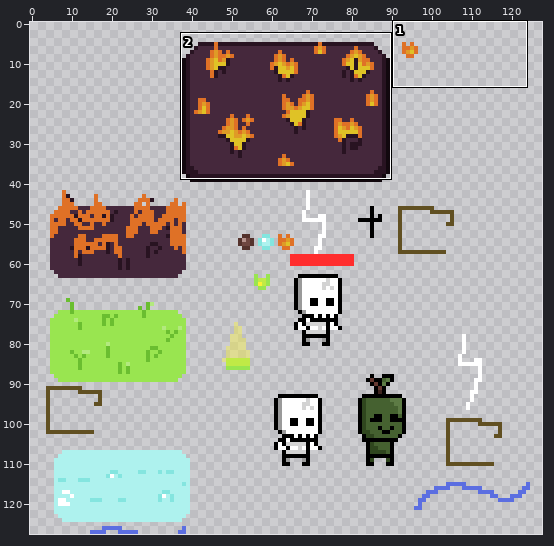
Pixel-art file: AEG/Assets/Resources/Sprites/Spells/draft.aseprite. Above, an overview of the earlier version with the close-up marked.
Close-up. Before the edit:
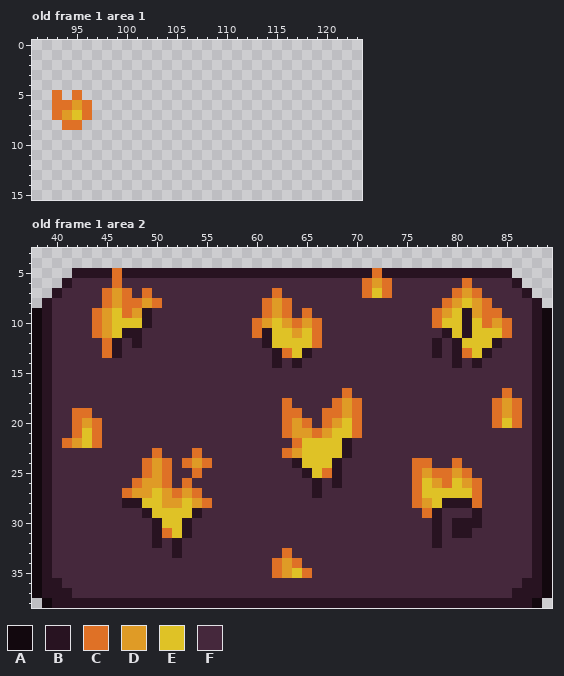
128x128 pixels, 1 frame. Shown: old frame 1 area 1: x 91..123, y 0..15; old frame 1 area 2: x 38..89, y 3..38. The commit also changed other frames or places, which this record leaves out.
Palette (. is transparent): A #12080e  B #281321  C #df7126  D #df9b26  E #dfc226  F #45283c
Pixels before, old frame 1 area 1, first column x 93:
5 C.C.
6 CCDC
7 CDEC
8 .CC.
Pixels before, old frame 1 area 2, first column x 38:
 5 ....BBBBCBBBBBBBBBBBBBBBBBBBBBBBBBCBBBBBBBBBBBBB....
 6 ...BFFFFCFFFFFFFFFFFFFFFFFFFFFFFFCDCFFFFFFFCFFFFB...
 7 ..BFFFFCDCFCFFFFFFFFFFFFCFFFFFFFFCECFFFFFFCDCFFFFB..
 8 .BFFFFFCDCCDCFFFFFFFFFFCDCFFFFFFFFFFFFFFFCDEDCFFFFB.
 9 ABFFFFCDECDBFFFFFFFFFFFCDCFCFFFFFFFFFFFFCDEBDCCFFFBA
10 ABFFFFCDEEEBFFFFFFFFFFCDEDCDCFFFFFFFFFFFCEEBECDCFFBA
11 ABFFFFCDEBBFFFFFFFFFFFCBEEDECFFFFFFFFFFFFBEBEEECFFBA
12 ABFFFFFCBFBFFFFFFFFFFFFBEEEECFFFFFFFFFFFBFBEEEBFFFBA
13 ABFFFFFCBFFFFFFFFFFFFFFFBCEBFFFFFFFFFFFFBFBCEBFFFFBA
14 ABFFFFFFFFFFFFFFFFFFFFFFBFBFFFFFFFFFFFFFFFBFBFFFFFBA
15 ABFFFFFFFFFFFFFFFFFFFFFFFFFFFFFFFFFFFFFFFFFFFFFFFFBA
16 ABFFFFFFFFFFFFFFFFFFFFFFFFFFFFFFFFFFFFFFFFFFFFFFFFBA
17 ABFFFFFFFFFFFFFFFFFFFFFFFFFFFFFCFFFFFFFFFFFFFFFCFFBA
18 ABFFFFFFFFFFFFFFFFFFFFFFFCFFFFCDCFFFFFFFFFFFFFCDCFBA
19 ABFFCCFFFFFFFFFFFFFFFFFFFCCFFCCDCFFFFFFFFFFFFFCDCFBA
20 ABFFCDCFFFFFFFFFFFFFFFFFFCDCFCDECFFFFFFFFFFFFFCECFBA
21 ABFFCECFFFFFFFFFFFFFFFFFFCDDCDEECFFFFFFFFFFFFFFFFFBA
22 ABFCDECFFFFFFFFFFFFFFFFFFFCEEEEBFFFFFFFFFFFFFFFFFFBA
23 ABFFFFFFFFFFCFFFCFFFFFFFFCDEEEEBFFFFFFFFFFFFFFFFFFBA
24 ABFFFFFFFFFCDCFCDCFFFFFFFFBEEEBFFFFFFFCCFFCFFFFFFFBA
25 ABFFFFFFFFFCDCFFCFFFFFFFFFFBECBFFFFFFFCDCCDCFFFFFFBA
26 ABFFFFFFFFCDDCFCFFFFFFFFFFFFBFBFFFFFFFCEDCEDCFFFFFBA
27 ABFFFFFFFCDDEDCDCFFFFFFFFFFFBFFFFFFFFFCEEEEECFFFFFBA
28 ABFFFFFFFBBEEDDEDCFFFFFFFFFFFFFFFFFFFFCDEBBBCFFFFFBA
29 ABFFFFFFFFFBEEEEBFFFFFFFFFFFFFFFFFFFFFFCBFFFBFFFFFBA
30 ABFFFFFFFFFFBEEBFFFFFFFFFFFFFFFFFFFFFFFFBFBBBFFFFFBA
31 ABFFFFFFFFFFBCEBFFFFFFFFFFFFFFFFFFFFFFFFBFBBFFFFFFBA
32 ABFFFFFFFFFFBFBFFFFFFFFFFFFFFFFFFFFFFFFFBFFFFFFFFFBA
33 ABFFFFFFFFFFFFBFFFFFFFFFFCFFFFFFFFFFFFFFFFFFFFFFFFBA
34 ABFFFFFFFFFFFFFFFFFFFFFFCDCFFFFFFFFFFFFFFFFFFFFFFFBA
35 ABFFFFFFFFFFFFFFFFFFFFFFCDECFFFFFFFFFFFFFFFFFFFFFFBA
36 ABBFFFFFFFFFFFFFFFFFFFFFFFFFFFFFFFFFFFFFFFFFFFFFFBBA
37 ABBBFFFFFFFFFFFFFFFFFFFFFFFFFFFFFFFFFFFFFFFFFFFFBBBA
38 .ABBBBBBBBBBBBBBBBBBBBBBBBBBBBBBBBBBBBBBBBBBBBBBBBA.
And afterwards:
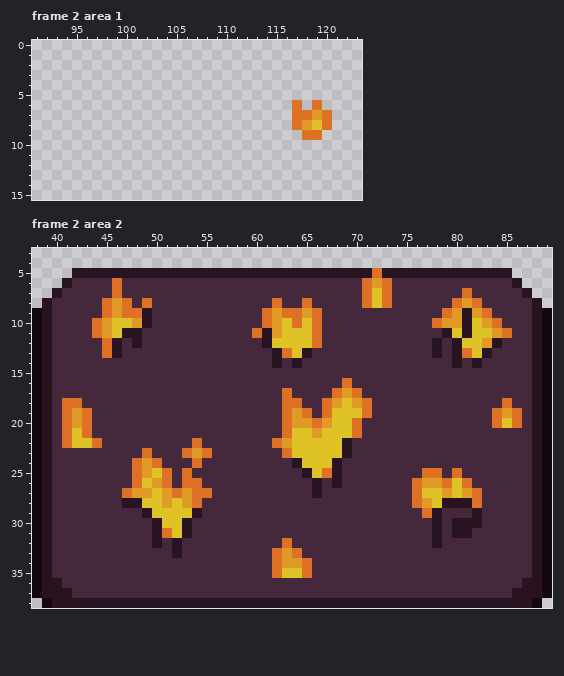
A new or re-ordered frame is compared with the old frame closest to it.
Changes in this commit:
frames 1 -> 2
Frame 2 area 1 is new; against old frame 1:
Colour C is added in row 6 at x 117 and 119; in row 7 at x 117 to 118 and 120; in row 8 at x 117 and 120; in row 9 at x 118 to 119.
Colour D is added in row 7 at x 119; in row 8 at x 118.
Colour E is added in row 8 at x 119.
Colour C is gone in row 5 at x 93 and 95; in row 6 at x 93 to 94 and 96; in row 7 at x 93 and 96; in row 8 at x 94 to 95.
Colour D is gone in row 6 at x 95; in row 7 at x 94.
Colour E is gone in row 7 at x 95.
Frame 2 area 2 is new; against old frame 1:
Colour B replaces colour C in row 5 at x 46.
Colour C replaces colour D in row 7 at x 46 and 81; in row 8 at x 49, 62, 80 and 82; in row 9 at x 45, 48 and 79; in row 10 at x 61 and 84; in row 18 at x 85; in row 20 at x 43.
Colour C replaces colour D in row 24 at x 50 and 54; in row 25 at x 77 and 80; in row 26 at x 81; in row 28 at x 54.
Colour C replaces colour E in row 21 at x 43.
Colour C replaces colour F in row 8 at x 65, 71 and 73; in row 9 at x 64 and 66; in row 16 at x 69; in row 17 at x 63, 68 and 70; in row 18 at x 41 to 42, 64, 67 and 71; in row 19 at x 41, 65 and 71.
Colour C replaces colour F in row 20 at x 41 and 66; in row 21 at x 41; in row 22 at x 54 and 62; in row 23 at x 49, 53 and 55; in row 24 at x 48; in row 25 at x 48 and 53.
Colour C replaces colour F in row 26 at x 54; in row 27 at x 55; in row 32 at x 63; in row 33 at x 62 and 64; in row 34 at x 65.
Colour D replaces colour C in row 9 at x 65; in row 10 at x 83; in row 17 at x 69; in row 18 at x 68 and 70; in row 19 at x 42 and 64; in row 20 at x 42, 65 and 67.
Colour D replaces colour C in row 21 at x 66; in row 23 at x 54; in rows 24 to 25 at x 49; in row 33 at x 63; in row 34 at x 64.
Colour D replaces colour E in row 8 at x 81; in row 9 at x 46 and 80; in row 10 at x 48, 62 and 79 to 80; in row 11 at x 62 and 84; in row 12 at x 83; in row 26 at x 77.
Colour D replaces colour E in row 27 at x 79 and 81; in row 28 at x 53.
Colour D replaces colour F in row 22 at x 63.
Colour E replaces colour C in row 19 at x 68 and 70; in row 21 at x 42; in row 22 at x 64.
Colour E replaces colour D in row 10 at x 63 and 65; in row 11 at x 64; in rows 18 to 19 at x 69; in row 20 at x 68; in row 21 at x 64 to 65 and 67; in row 22 at x 42.
Colour E replaces colour D in row 23 at x 64; in row 25 at x 50; in row 26 at x 49; in row 28 at x 52; in row 35 at x 63.
Colour E replaces colour F in row 8 at x 72.
Colour F replaces colour C in row 6 at x 81; in row 7 at x 45, 47, 49, 62, 80 and 82; in row 8 at x 48, 50, 61, 63, 79 and 83; in row 9 at x 44, 78 and 84; in row 10 at x 60 and 85; in row 17 at x 85.
Colour F replaces colour C in row 18 at x 84 and 86; in rows 20 to 21 at x 44; in row 23 at x 50; in row 24 at x 51, 53, 55, 76 to 77 and 80; in row 25 at x 54, 76, 79 and 81; in row 26 at x 82.
Colour F replaces colour C in row 28 at x 55.
